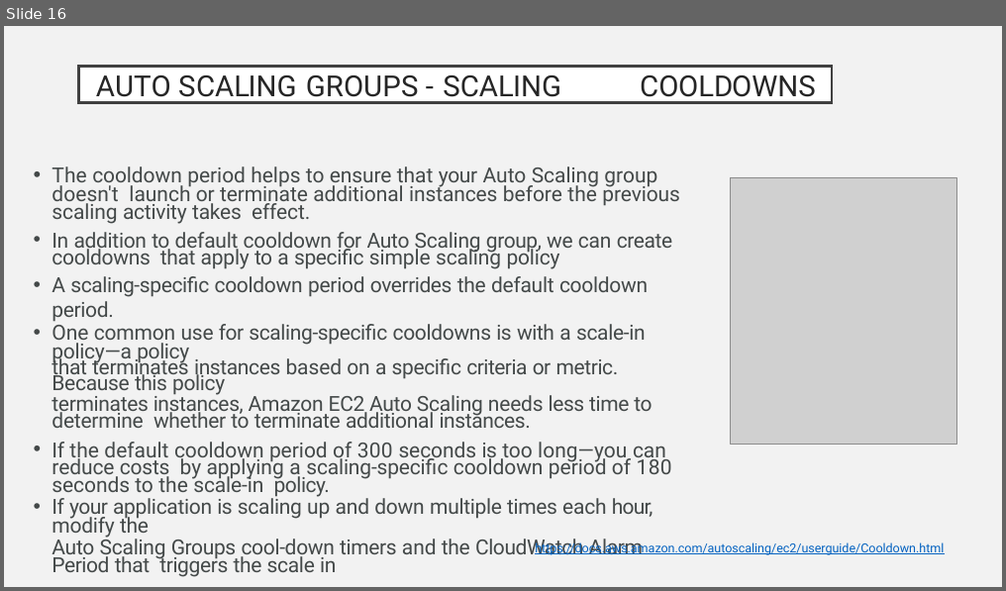
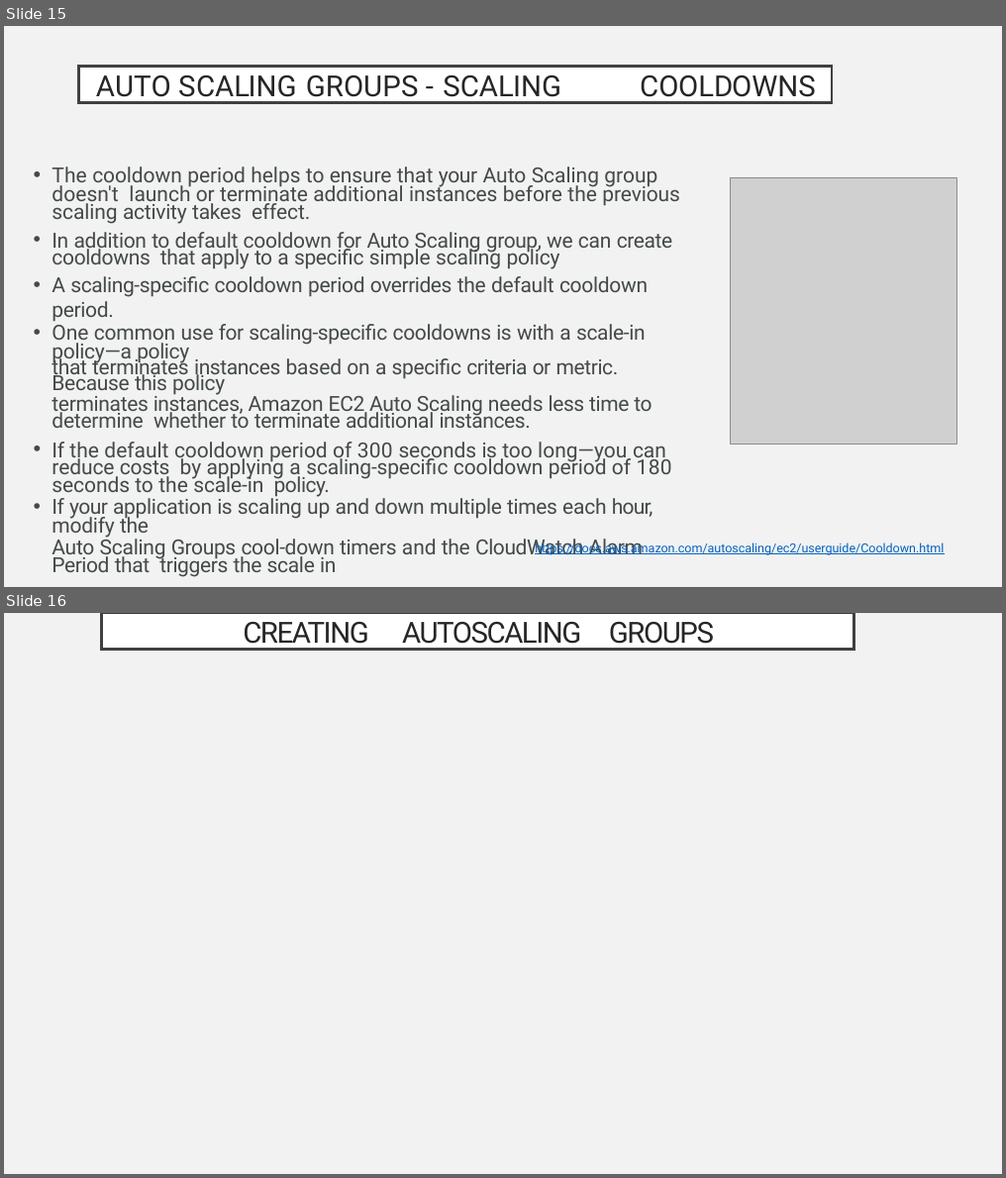
Before and after one commit to VishankR/Books, a slide deck: AWS/aws-autoscaling.pptx. Shown one above the other, each under a label of ours: slide 16 before the commit, slides 15 and 16 after it. The pictures are 1006x591 and 1006x1178 pixels, drawn with LibreOffice and Linux fonts; fonts in the diff are those of the drawing; grey boxes stand for pictures; background and template pictures are left out. Boxes give left, top, right and bottom in pixels: in the first picture for what was removed or moved away, otherwise in the second. Text is boxed around its words. In the diff, an @@ line names an element or a change of style, - is before the commit and + after.

```diff
--- a/AWS/aws-autoscaling.pptx
+++ b/AWS/aws-autoscaling.pptx
@@ slide 16 added at [4,613,1002,1174], background picture (left out) @@
@@ title added at [101,613,853,650], fill #FFFFFF, outline #404040 2.5 pt, 28 pt, text #262626 @@
+CREATING AUTOSCALING GROUPS
@@ what was slide 16 is now slide 15 @@
```
Also in this commit, not shown: 12 other slides added, 2 other files.
